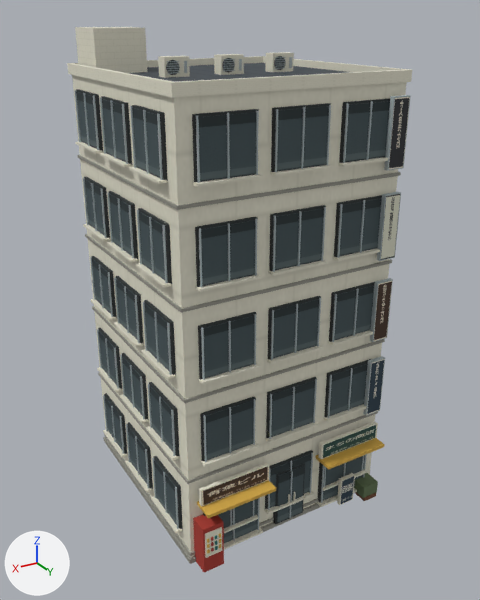
The OBJ model App/assets/buildings/commercial/shop_007.obj, before and after one commit.
Both versions are drawn from a 50 mm camera at (11.62, 20.06, 17.36) aimed at (-0.03, 0.64, 7.65). Lighting does not change. The marker at lower left points along +X, +Y and +Z. The older version comes first. Where no turn or scale is listed for an object, it has been applied to the vertices. Vertices at exactly the same position are counted once.

Objects in the first picture: 'shop_007'.
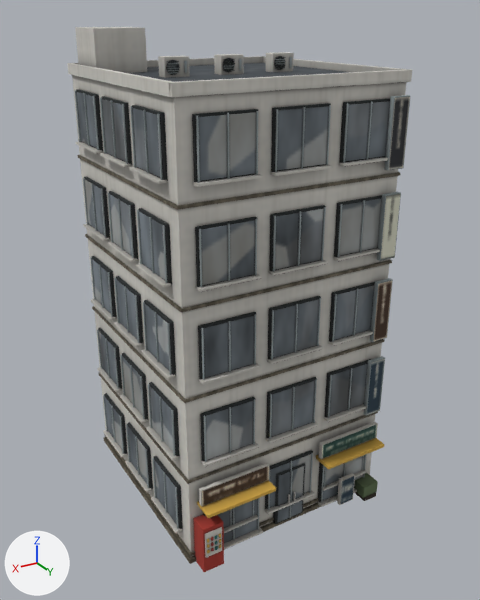
Where the change shows, as pixel boxes [x1, y1, x2, y2] in the pictures (480 x 600 px):
part 1 of me_shop_007, cut back
    before: [77, 57, 386, 553]
    after: [67, 27, 412, 572]
part 2 of me_shop_007, recoloured
    both: [72, 27, 410, 552]

The edits, one by one:
Picture 'shop_007_diffuse.png' (img_shop_007_diffuse_png) is new.
Material 'shop_007_baked' (mat_shop_007_baked) is new.
Its texture is img_shop_007_diffuse_png.
Its roughness is 0.89.
me_shop_007 is used by ob_shop_007; location (0.0, 0.0, 0.0).
me_shop_007 had 3920 vertices, 5910 faces and spanned x -4.3..4.3, y -4.5..4.9, z 0.0..17.0.
me_shop_007 now has 11578 vertices, 21250 faces and spans x -4.3..4.3, y -4.5..4.9, z 0.0..17.0.
me_shop_007 part 1: 338 vertices moved within x -4.3..4.3, y -4.4..4.8, z 0.1..16.0; 6 vertices removed from x -3.5..3.5, y -4.0, z 13.1; 7472 vertices added at x -4.3..4.3, y -4.5..4.9, z 0.0..16.9.
me_shop_007 part 2: 300 faces spanning x -4.3..4.3, y -4.5..4.9, z 0.0..17.0 switch from mat_townatlas (picture img_japan_street_atlas_png) to mat_shop_007_baked (picture img_shop_007_diffuse_png).
Other edits to the shape of me_shop_007 do not show in these pictures.
